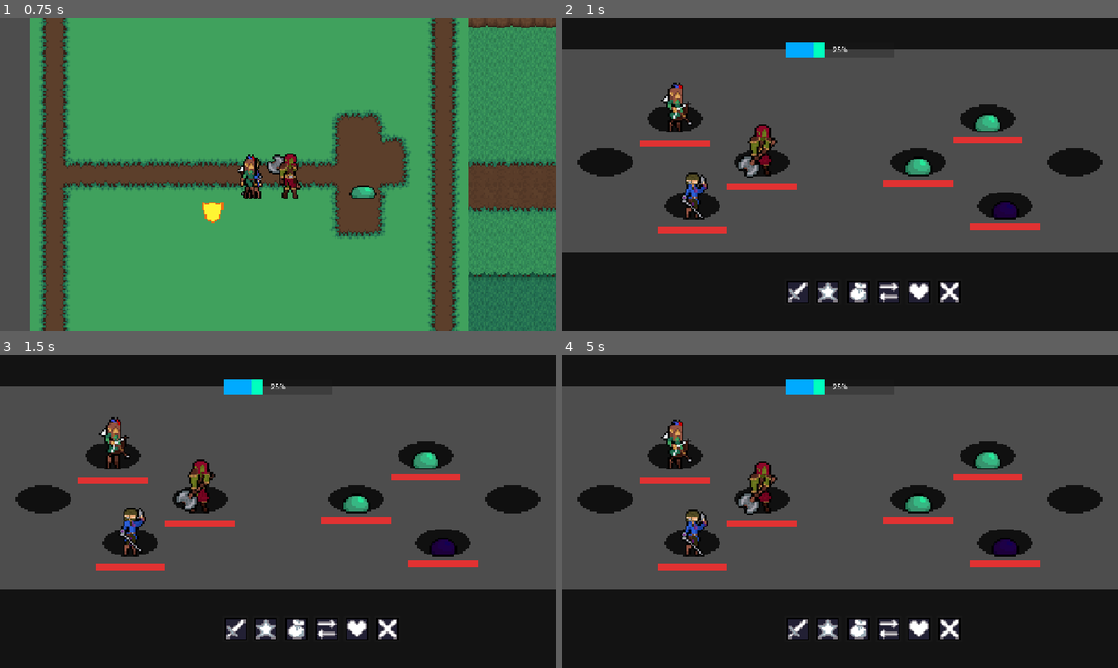
Above: before the commit, frames 1-4 (two rows, left to right).
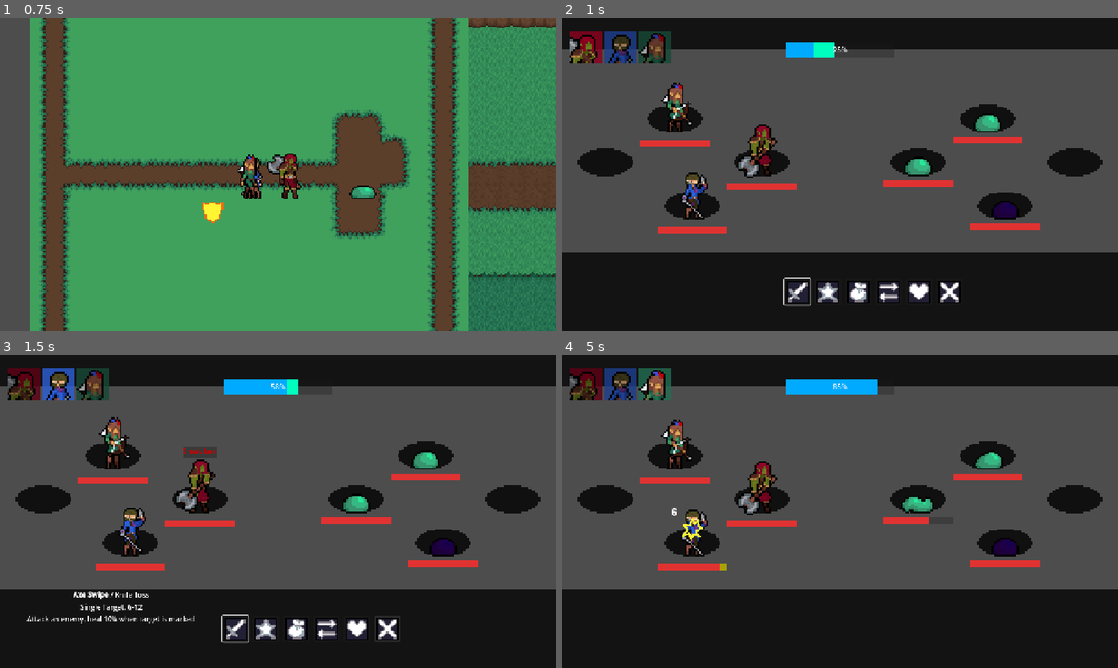
Above: after the commit, the same moments.

Repository: articrus/PROJECT_STARDUST
Game: Godot game, scene res://areas/test_level.tscn
The game is run twice, just before and just after one commit, with the same random seed, the same clock (stepped at 60 frames per second) and the same inputs.
Inputs (mouse positions are in pixels of both pictures, inside the frame that each line leads up to):
- Up to frame 1 (0.75 s): move the mouse to (400, 158) at 0.52 s; hold D (move_right) from 0.53 s (still down); click (400, 158) at 0.6 s
- Up to frame 2 (1 s): keep holding D (move_right)
- Up to frame 3 (1.5 s): release D (move_right) at 1.25 s; click (389, 630) at 1.25 s
- Up to frame 4 (5 s): click (951, 630) at 2 s; click (795, 630) at 2.75 s; click (828, 630) at 3.52 s; move the mouse to (728, 527) at 4.27 s; hold S (move_down) from 4.28 s (still down); click (728, 527) at 4.35 s

Frame 1 is identical in both runs. In frame 2, 1.8% of the frame differs, in the area x 1-49%, y 4-93%; in frame 3, 2.7%; in frame 4, 4.2%, in the area x 1-79%, y 4-91%.
Error before the commit: Parse Error: Preload file "res://ui/skill_button.tscn" does not exist. (res://scripts/ui/battlehud/battle_hud.gd:18)

Commit message:
Quick Fix
-Fixed pathways for buttons and token resource locations

Diff:
--- a/scripts/ui/battlehud/battle_hud.gd
+++ b/scripts/ui/battlehud/battle_hud.gd
@@ -15,7 +15,7 @@
 @onready var profile_texture: PackedScene = preload("res://sprites/ui/profiles/profile.tscn")
 @onready var mana_bar = $Border/ManaMeter
 @onready var skill_buttons = $BottomBorder/SkillContainer
-@onready var skill_btn: PackedScene = preload("res://ui/skill_button.tscn")
+@onready var skill_btn: PackedScene = preload("res://ui/buttons/skill_button.tscn")
 @onready var desc_box = $BottomBorder/DescriptionBox
 
 func _ready() -> void:
--- a/scripts/ui/tokens/token.gd
+++ b/scripts/ui/tokens/token.gd
@@ -13,7 +13,7 @@
 	else:
 		token_name = "Combo"
 		token_description = "Attacks trigger additional effects"
-		self.texture = load("res://ui/tokens/combo.tres")
+		self.texture = load("res://ui/textures/tokens/combo.tres")
 
 func _on_mouse_entered() -> void:
 	Signalbus.display_option_info.emit(token_name, token_description, "")
